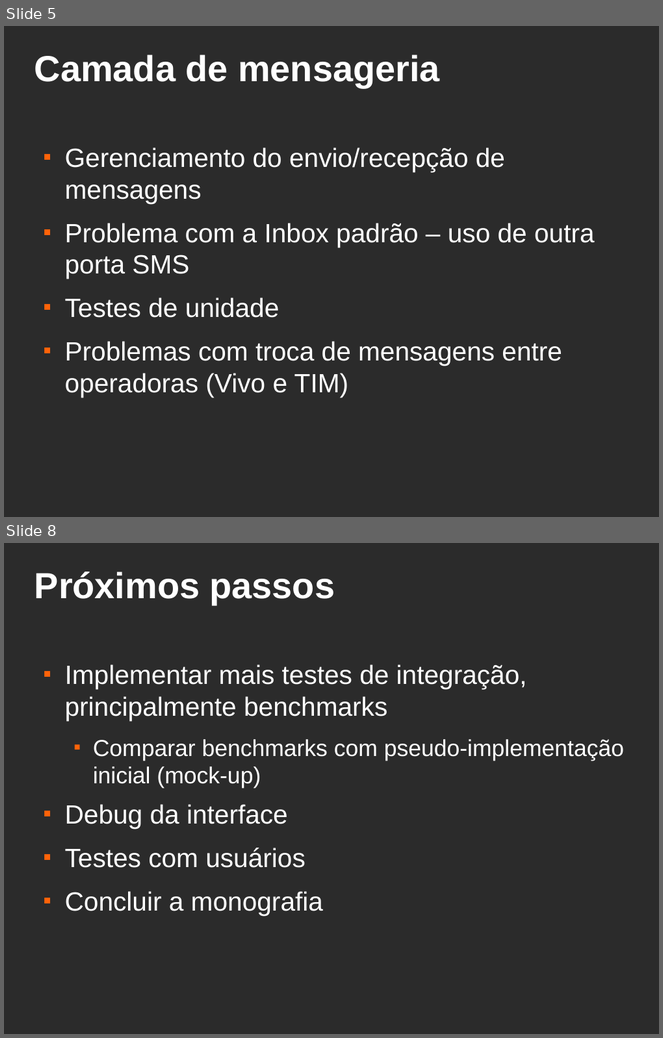
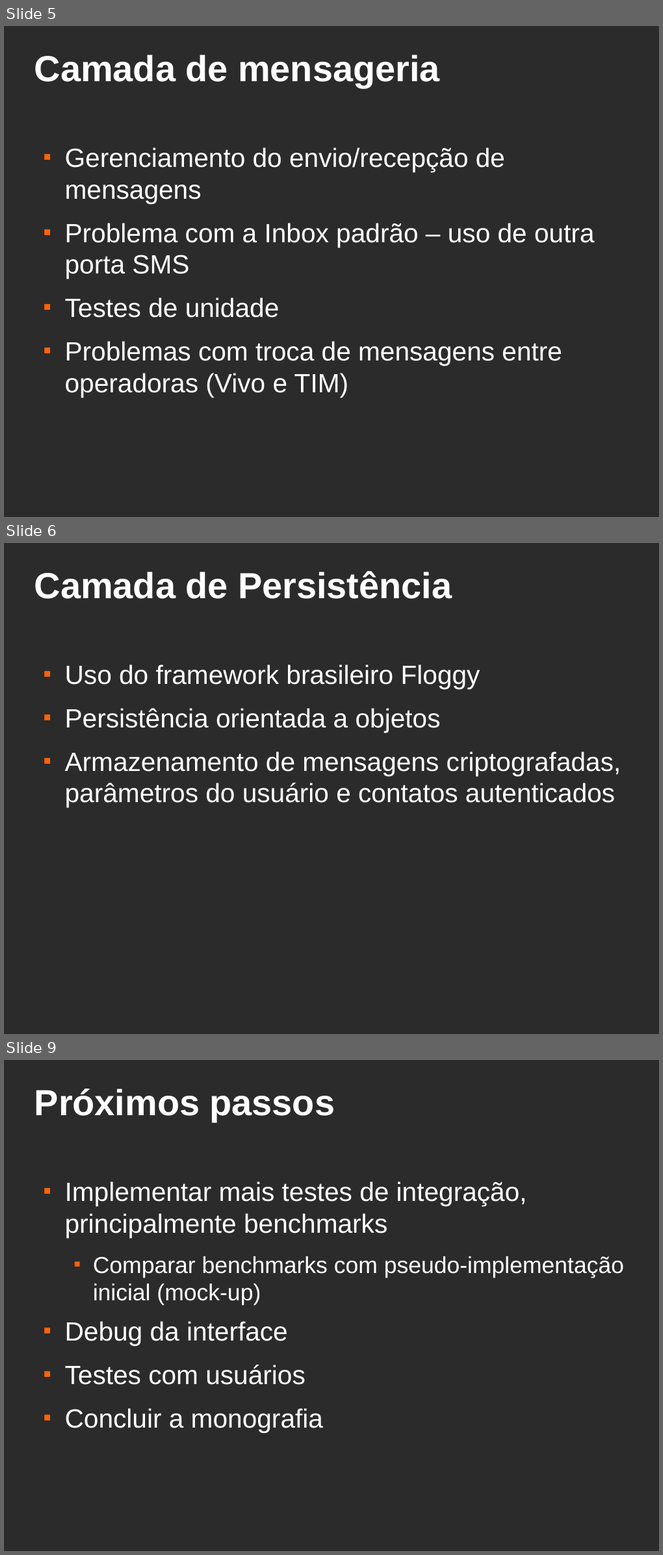
Before and after one commit to danielt3/secure-sms, a slide deck: Doc/Presentations/andamento_3.odp. Shown one above the other, each under a label of ours: slides 5 and 8 before the commit, slides 5, 6 and 9 after it; the slides between them are not shown. The pictures are 663x1038 and 663x1555 pixels, drawn with LibreOffice and Linux fonts; fonts in the diff are those of the drawing; background and template pictures are left out; a plain dark background stands for a picture behind light text. Boxes give left, top, right and bottom in pixels: in the first picture for what was removed or moved away, otherwise in the second. Text is boxed around its words. In the diff, an @@ line names an element or a change of style, - is before the commit and + after.

```diff
--- a/Doc/Presentations/andamento_3.odp
+++ b/Doc/Presentations/andamento_3.odp
@@ slide 6 added at <box>4,543,659,1034</box>, background picture (left out) @@
@@ title added at <box>35,571,452,599</box>, 44 pt, text #FFFFFF, bold @@
+Camada de Persistência
@@ text added at <box>65,665,622,808</box>, 32 pt, text #FFFFFF @@
+■ Uso do framework brasileiro Floggy
+■ Persistência orientada a objetos
+■ Armazenamento de mensagens criptografadas, parâmetros do usuário e contatos autenticados
@@ what was slide 8 is now slide 9 @@
```
Also in this commit, not shown: 1 slide changed, 1 other slide added, 1 slide removed, 6 other files.
